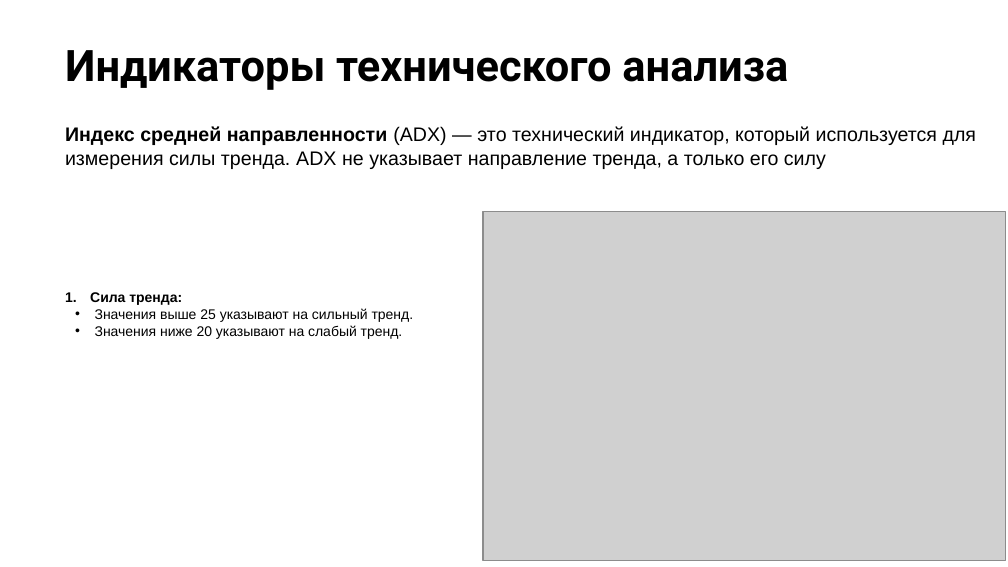
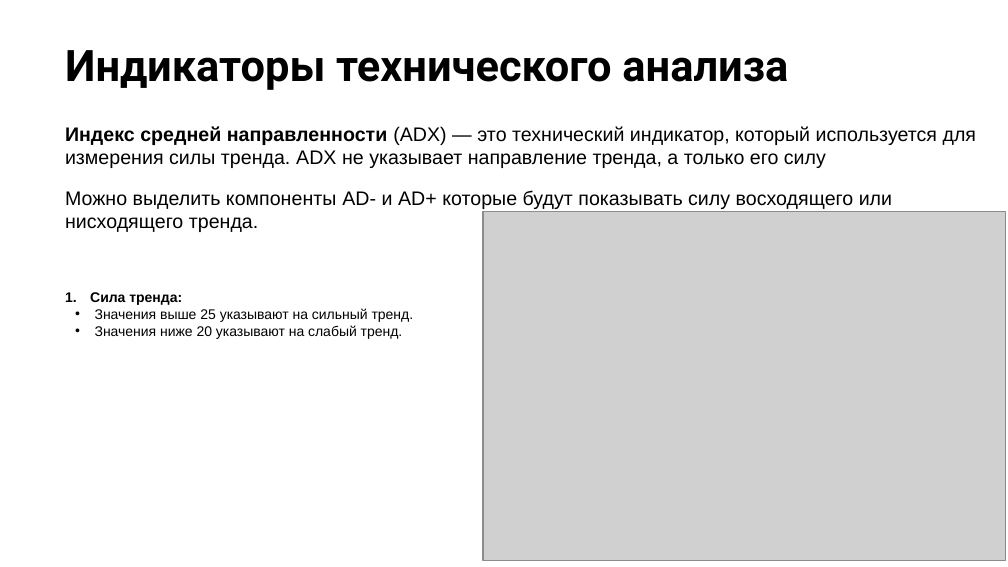
Before and after one commit to stureiko/ML_Trading_youtube, a slide deck: slide 15 of 02 - FinML - TechAnalysis/Tech-main-indexes.pptx (slide 16 before the commit). Drawn at 1008x567 pixels with LibreOffice and Linux fonts; fonts in the diff are those of the drawing; grey boxes stand for pictures. Boxes give left, top, right and bottom in pixels: in the first picture for what was removed or moved away, otherwise in the second. Text is boxed around its words. In the diff, an @@ line names an element or a change of style, - is before the commit and + after.

```diff
--- a/02 - FinML - TechAnalysis/Tech-main-indexes.pptx
+++ b/02 - FinML - TechAnalysis/Tech-main-indexes.pptx
@@ text at (65,190,892,232): paragraph added @@
+Можно выделить компоненты AD- и AD+ которые будут показывать силу восходящего или нисходящего тренда.
```
Also in this commit, not shown: 3 other slides changed, 1 slide added, 5 slides removed, 2 other files.
